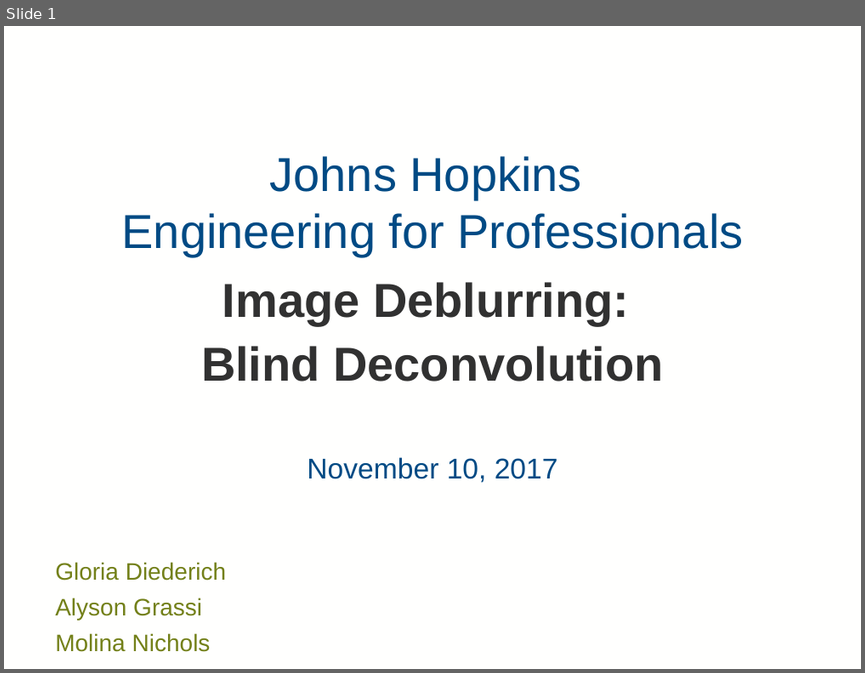
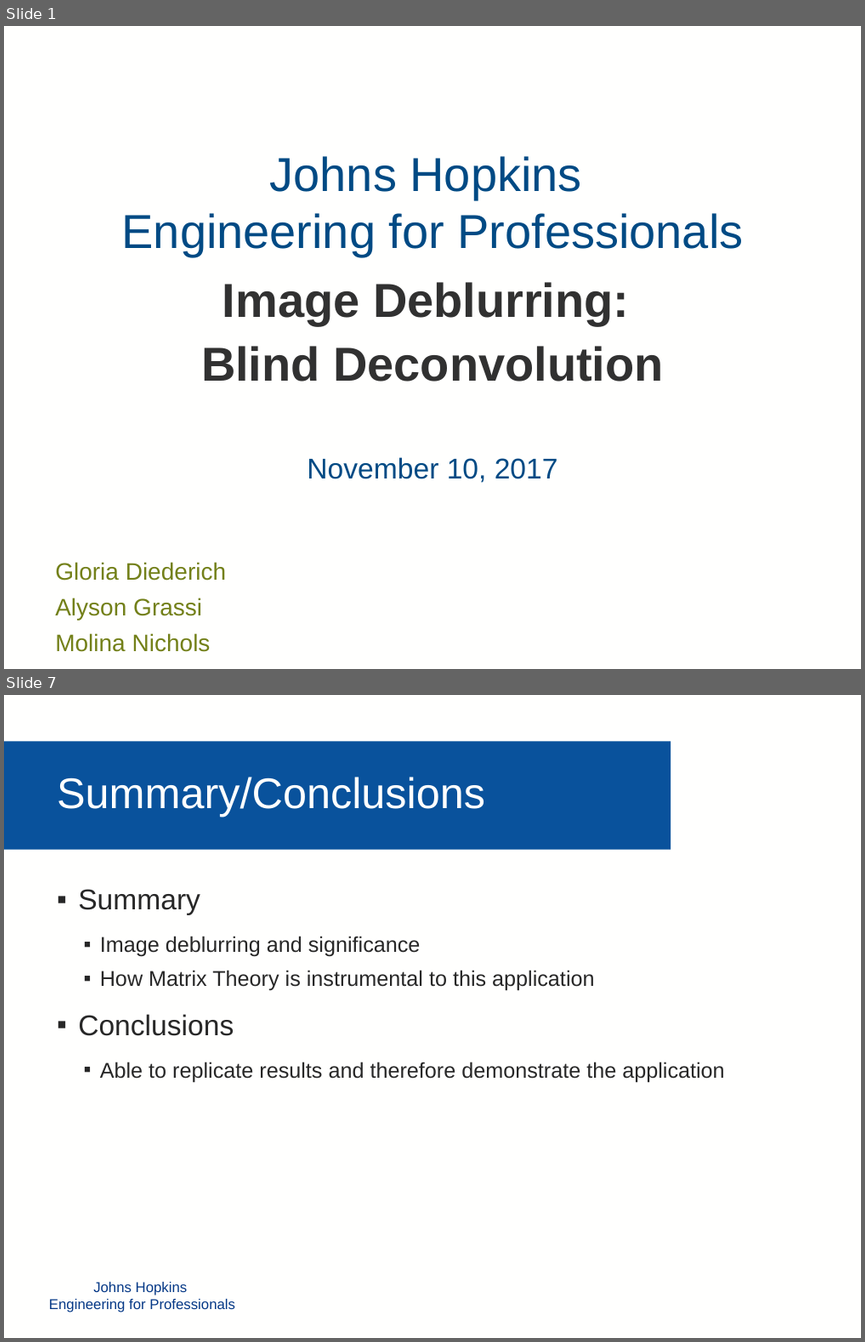
Before and after one commit to mollyn/matrixTheoryProject, a slide deck: Diederich_Grassi_Nichols_PPT.pptx. Shown one above the other, each under a label of ours: slide 1 before the commit, slides 1 and 7 after it; the slides between them are not shown. The pictures are 865x673 and 865x1342 pixels, drawn with LibreOffice and Linux fonts; fonts in the diff are those of the drawing; background and template pictures are left out. Boxes give left, top, right and bottom in pixels: in the first picture for what was removed or moved away, otherwise in the second. Text is boxed around its words. In the diff, an @@ line names an element or a change of style, - is before the commit and + after.

```diff
--- a/Diederich_Grassi_Nichols_PPT.pptx
+++ b/Diederich_Grassi_Nichols_PPT.pptx
@@ slide 7 added at (4,695,861,1338), background #FFFFFE @@
@@ rectangle added at (4,741,670,849), fill #09529C @@
@@ text added at (57,777,485,817), 36 pt, text #FFFFFE @@
+Summary/Conclusions
@@ text added at (78,889,724,1082), 18 pt, text #272727 @@
+▪ Summary
+  ▪ Image deblurring and significance
+  ▪ How Matrix Theory is instrumental to this application
+▪ Conclusions
+  ▪ Able to replicate results and therefore demonstrate the application
@@ text added at (49,1281,235,1312), 12 pt, text #053886 @@
+Johns Hopkins
+Engineering for Professionals
```
Also in this commit, not shown: 5 other slides added, 5 slides removed.
